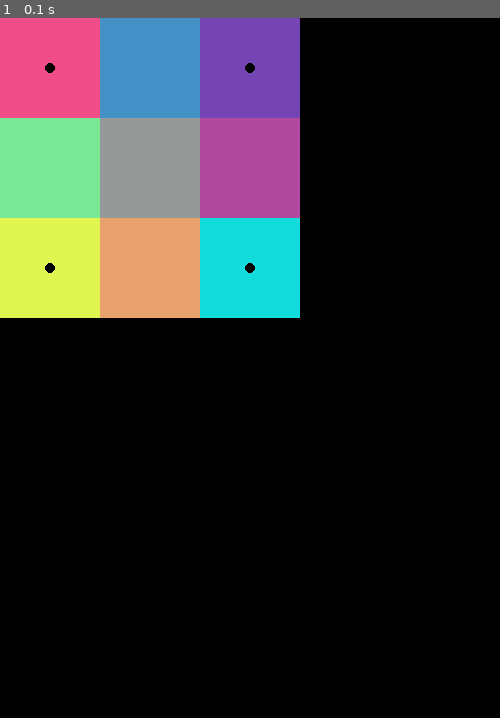
Above: before the commit, frame 1.
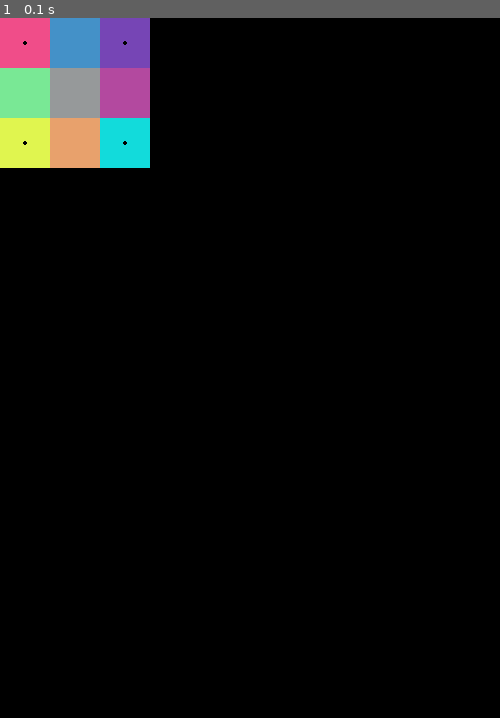
Above: after the commit, the same moment.

Repository: Angelina-ainel/PyGame-Project
Game: pygame game, started from field.py
The game is run twice, just before and just after one commit, with the same random seed, the same clock (stepped at 60 frames per second) and the same inputs.
Inputs:
- Up to frame 1 (0.1 s): no input

The runs differ from the first frame. In frame 1, 25% of the frame differs, in the area x 0-60%, y 0-43%.

Commit message:
scaling is working

Diff:
--- a/field.py
+++ b/field.py
@@ -205,7 +205,7 @@
     all_sprites = pg.sprite.Group()
     stars = pg.sprite.Group()
     level = Field(3, 3, lt, rt, lb, rb, '4 corners')
-    level.set_view(0, 0, (100, 100))
+    level.set_view(0, 0, (50, 50))
     running = True
     pushed = False
     level.render()
@@ -220,7 +220,6 @@
         if [sprite.id for sprite in level.sprite_group2.sprites()] == list(range(1, 3 * 3 + 1)):  # width * height + 1
             create_particles((width // 2, height // 3), all_sprites)
             all_sprites.update()
-            image = load_image('beginner_1.jpg')
             screen.blit(image, (0, 0))
             all_sprites.draw(screen)
             print('Змечательно! вы завершили уровень!')
--- a/testing.py
+++ b/testing.py
@@ -153,8 +153,8 @@
 
 
 pg.init()
-width, height = size = 500, 700
-screen = pg.display.set_mode(size)
+width, height = size = 300, 400
+screen = pg.Surface(size)
 con = sqlite3.connect("color_schemes.db")
 query = """SELECT levels.left_top, levels.right_top, levels.left_bottom, levels.right_bottom, levels.size,
 templates.type, difficulties.difficulty
@@ -165,16 +165,15 @@
 # print(result)
 field1 = result[0]
 size = list(map(int, field1[4].split('*')))
-print(size)
 lt = np.array(ImageColor.getcolor(field1[0], "RGB"))
 rt = np.array(ImageColor.getcolor(field1[1], "RGB"))
 lb = np.array(ImageColor.getcolor(field1[2], "RGB"))
 rb = np.array(ImageColor.getcolor(field1[3], "RGB"))
-level = Field(3, 3, lt, rt, lb, rb, field1[5])
-level.set_view(0, 0, (100, 100))
+level = Field(6, 8, lt, rt, lb, rb, field1[5])
+level.set_view(0, 0, (50, 50))
 level.render()
-screen.fill((0, 0, 0))
+# screen.fill((0, 0, 0))
 level.sprite_group1.draw(screen)
-pg.display.flip()
-image = pg.transform.scale(screen, (150, 150))
-pg.image.save(screen, 'data/beginner_1.jpg')
+# pg.display.flip()
+image = pg.transform.scale(screen, (300, 450))
+pg.image.save(image, 'data/beginner_1.jpg')
